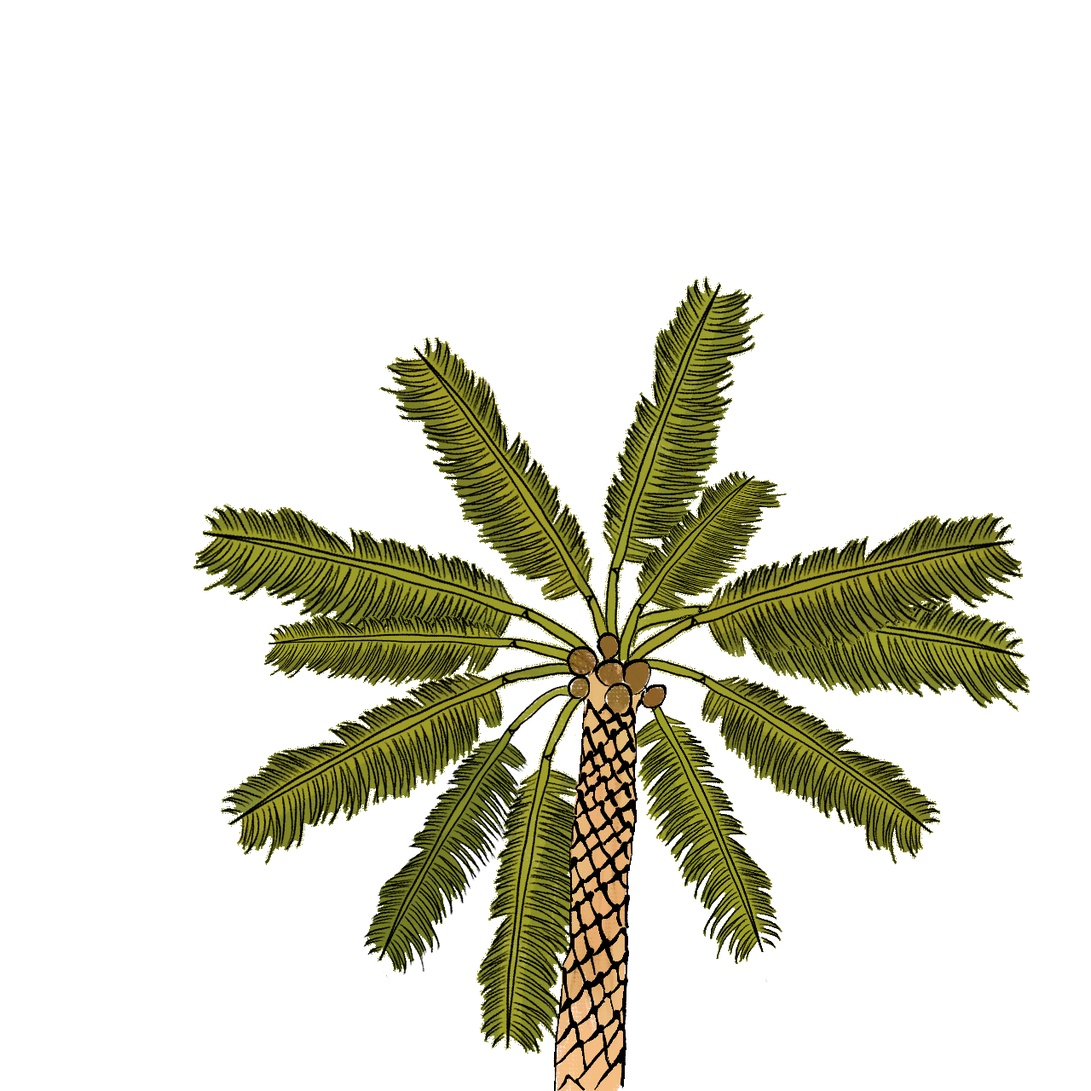
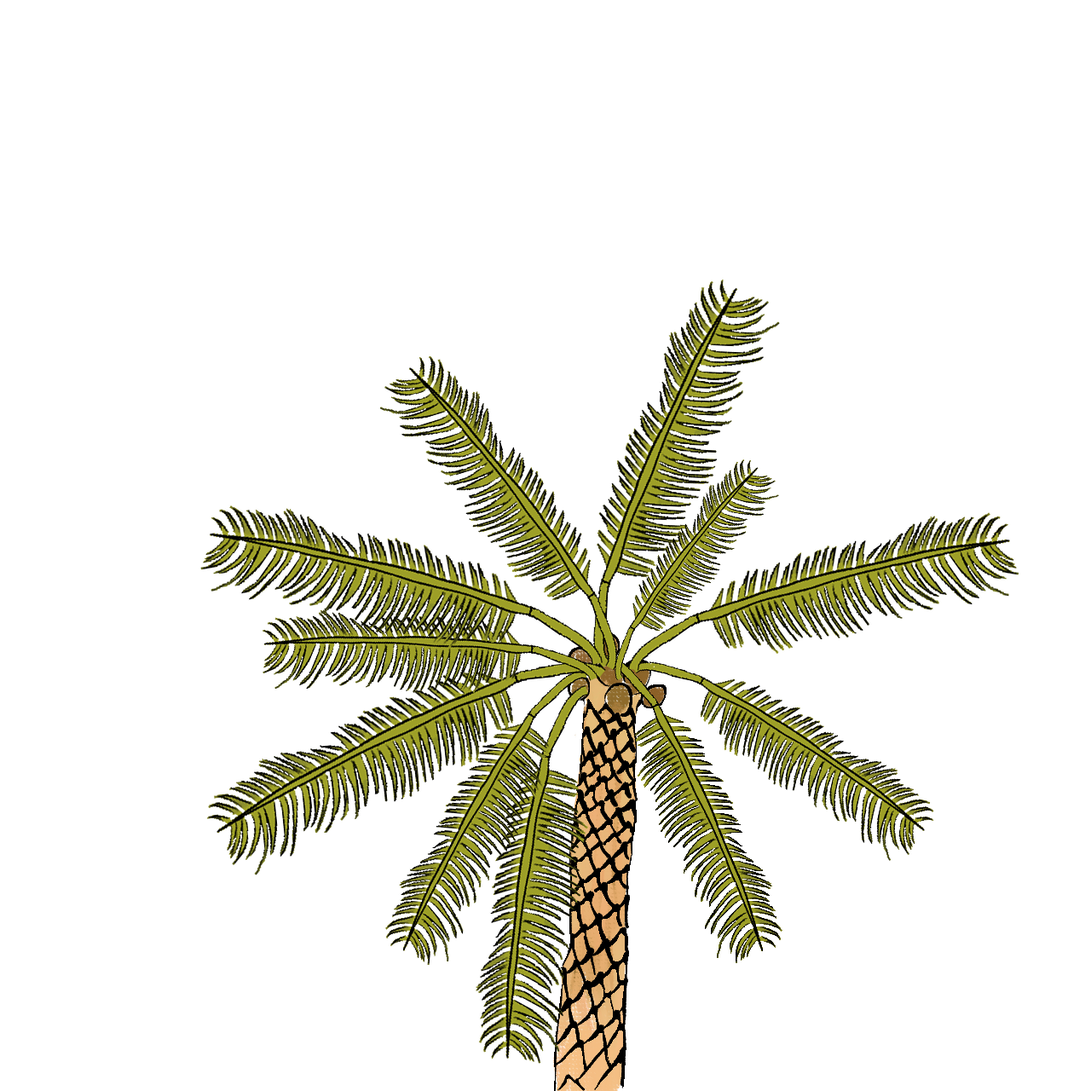
The second (1091, 1091) image is a revision of the first. Changes to its layers:
added layer "Good Copy 3" above "Good Copy 4" over [628, 511, 1021, 672]
added layer "Good Copy 4" above "Good Copy 6" over [613, 459, 780, 681]
added layer "Good Copy 6" above "Good Copy 7" over [378, 354, 620, 672]
added layer "Good Copy 7" above "Good Copy 2" over [199, 503, 605, 666]
added layer "Good Copy 2" above "Good Copy 8" over [631, 660, 936, 862]
added layer "Good Copy 8" above "Good Copy 9" over [260, 608, 600, 695]
added layer "Good Copy 9" above "Good Copy 10" over [205, 660, 608, 878]
added layer "Good Copy 10" above "Good Copy 11" over [384, 668, 589, 967]
added layer "Good Copy 11" above "Good Copy 12" over [474, 683, 591, 1066]
added layer "Good Copy 12" above "Good Copy" over [591, 277, 782, 671]
added layer "Good Copy" above "Layer 2" over [604, 655, 783, 964]
removed layer "Layer 3" over [363, 683, 574, 981]
removed layer "Layer 4" over [616, 471, 788, 677]
removed layer "Layer 5" over [264, 614, 599, 688]
removed layer "Layer 6" over [193, 503, 602, 678]
removed layer "Layer 7" over [618, 513, 1024, 684]
removed layer "Layer 8" over [601, 276, 765, 655]
removed layer "Layer 9" over [220, 660, 779, 1010]
removed layer "Layer 10" over [379, 337, 617, 681]
removed layer "Layer 11" over [596, 654, 783, 965]
removed layer "Layer 12" over [621, 583, 1031, 713]
removed layer "Layer 13" over [476, 686, 591, 1054]
removed layer "Layer 14" over [629, 657, 941, 865]
